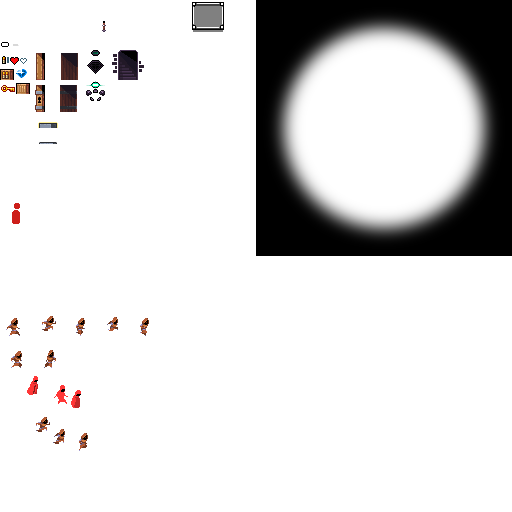
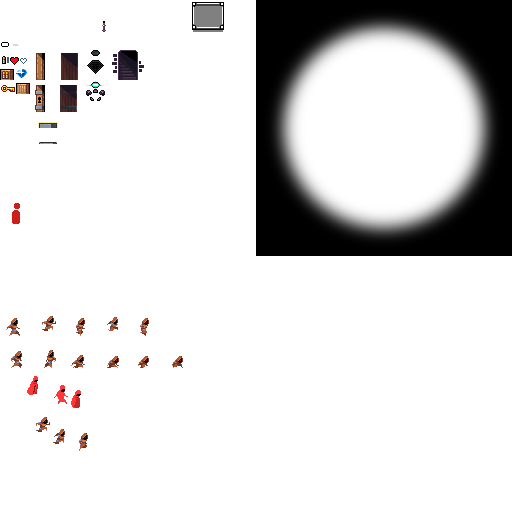
Revision of a layered 512px x 512px image; what changed, layer by layer:
painted on "tiles" over [71, 355, 183, 368]
